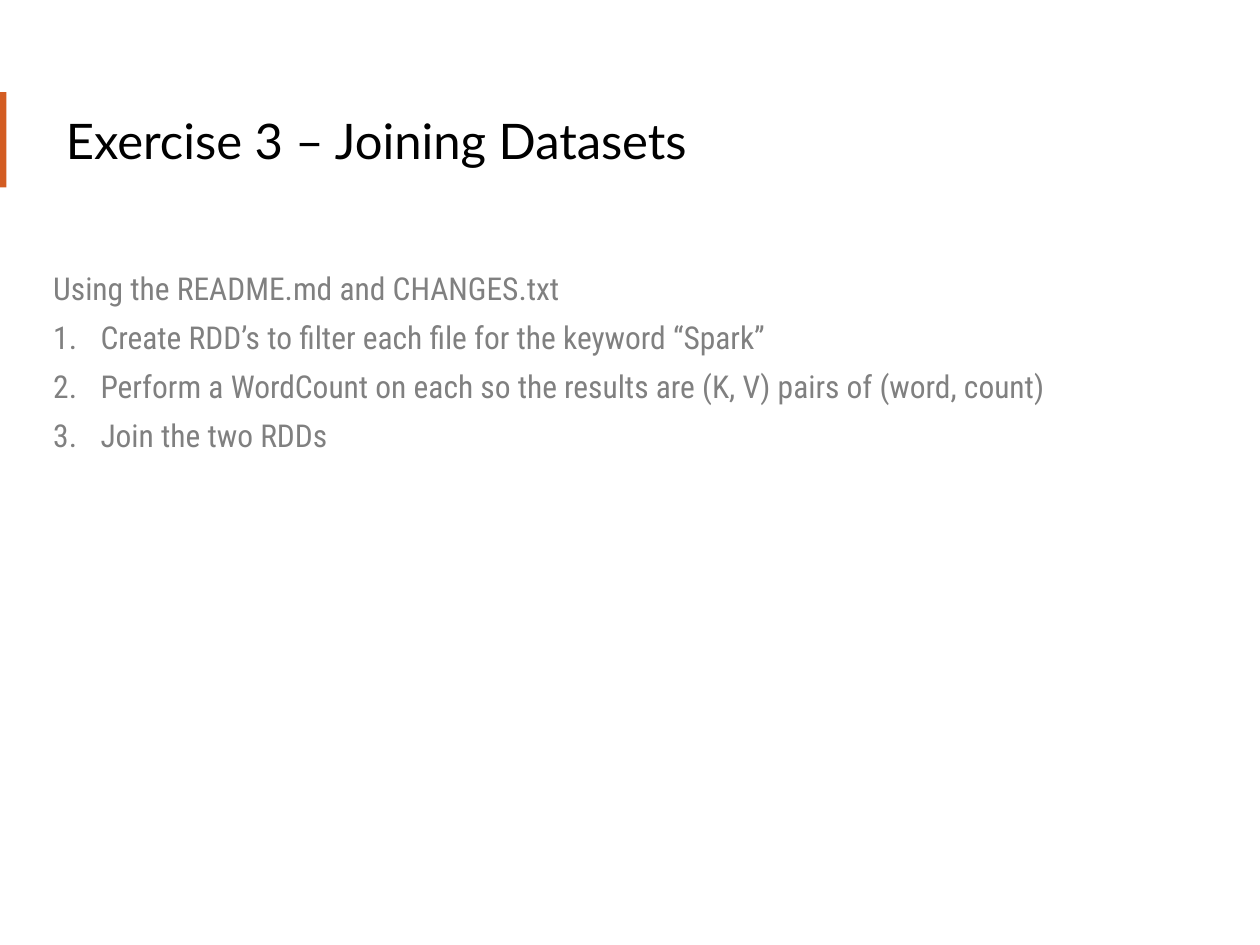
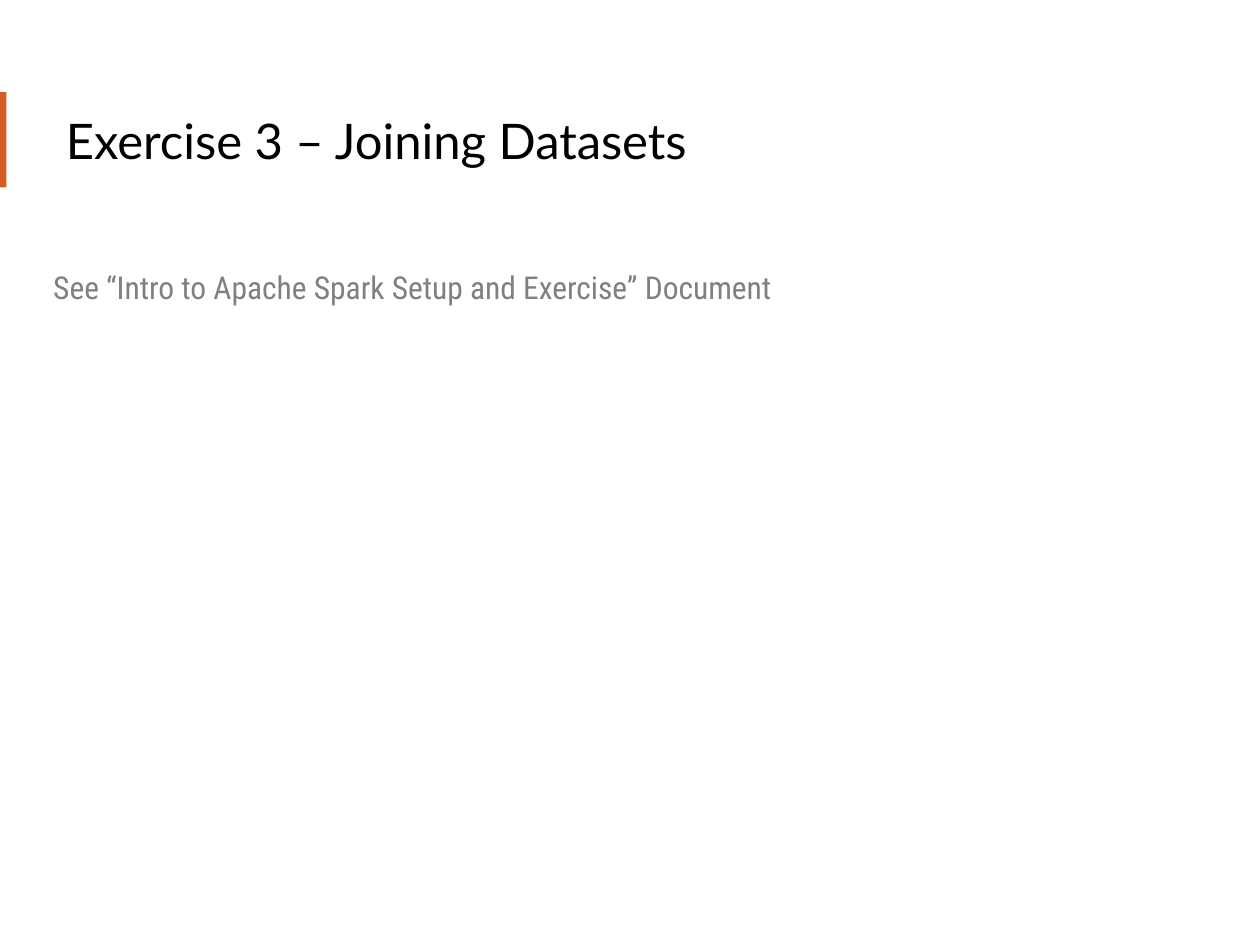
Before and after one commit to teamclairvoyant/intro-to-spark, a slide deck: slide 62 of Intro to Apache Spark Slides.pptx. Drawn at 1260x945 pixels with LibreOffice and Linux fonts; fonts in the diff are those of the drawing. Boxes give left, top, right and bottom in pixels: in the first picture for what was removed or moved away, otherwise in the second. Text is boxed around its words. In the diff, an @@ line names an element or a change of style, - is before the commit and + after.

Commit message:
Fixing spelling issues and other issues with slides after first run through

```diff
--- a/Intro to Apache Spark Slides.pptx
+++ b/Intro to Apache Spark Slides.pptx
@@ text at <box>53,275,771,306</box>: text changed @@
-Using the README.md and CHANGES.txt
-1. Create RDD’s to filter each file for the keyword “Spark”
-2. Perform a WordCount on each so the results are (K, V) pairs of (word, count)
-3. Join the two RDDs
+See “Intro to Apache Spark Setup and Exercise” Document
```
Also in this commit, not shown: 13 other slides changed.
